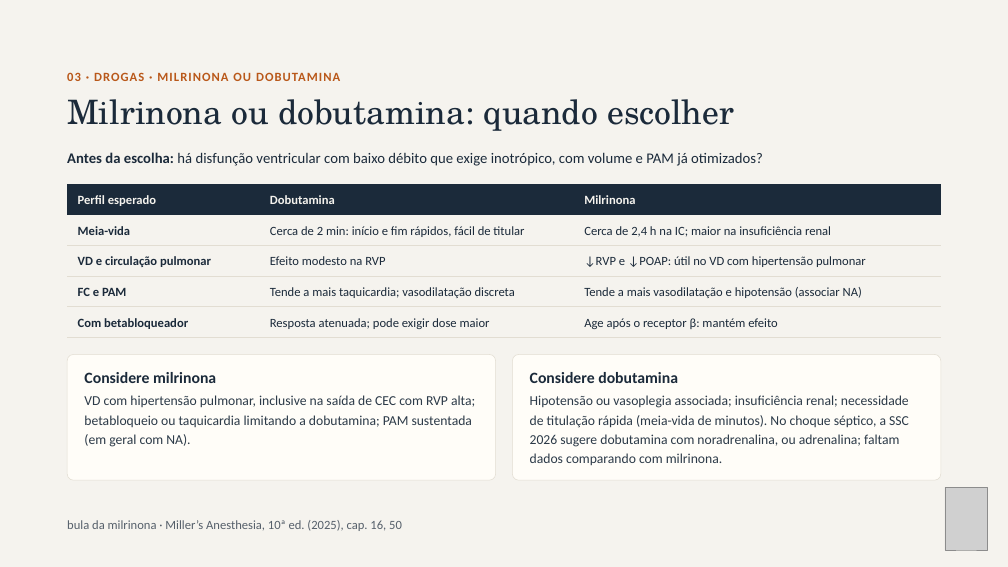
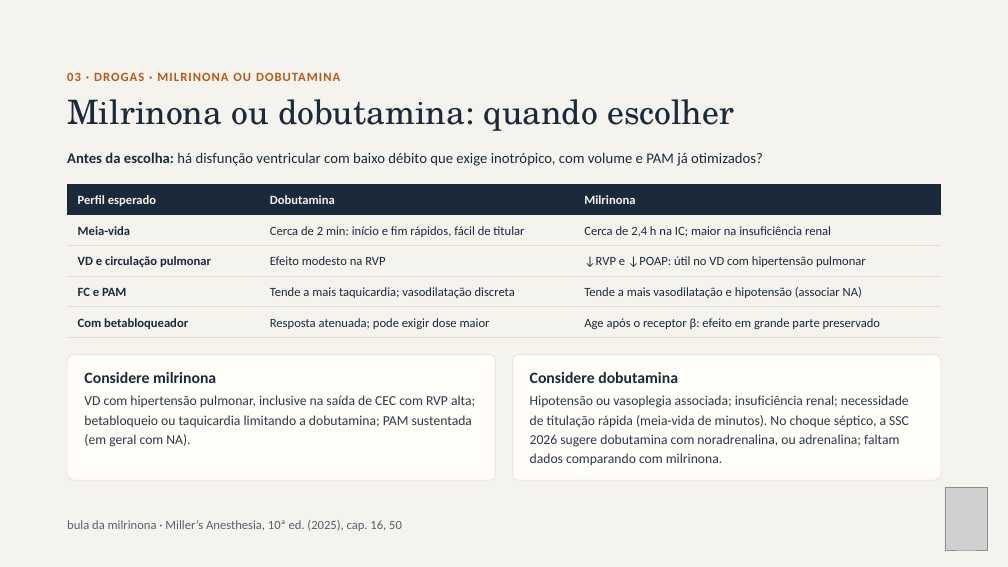
Before and after one commit to brunomoraesdubois-bit/Bruno, a slide deck: slide 10 of apresentacao/Aminas_Vasoativas.pptx. Drawn at 1008x567 pixels with LibreOffice and Linux fonts; fonts in the diff are those of the drawing; grey boxes stand for pictures. Boxes give left, top, right and bottom in pixels: in the first picture for what was removed or moved away, otherwise in the second. Text is boxed around its words. In the diff, an @@ line names an element or a change of style, - is before the commit and + after.

```diff
--- a/apresentacao/Aminas_Vasoativas.pptx
+++ b/apresentacao/Aminas_Vasoativas.pptx
@@ table at bbox=[67, 185, 941, 333] @@
-row 5, column 3: Age após o receptor β: mantém efeito
+row 5, column 3: Age após o receptor β: efeito em grande parte preservado
```
Also in this commit, not shown: 4 other slides changed, 18 other files.
